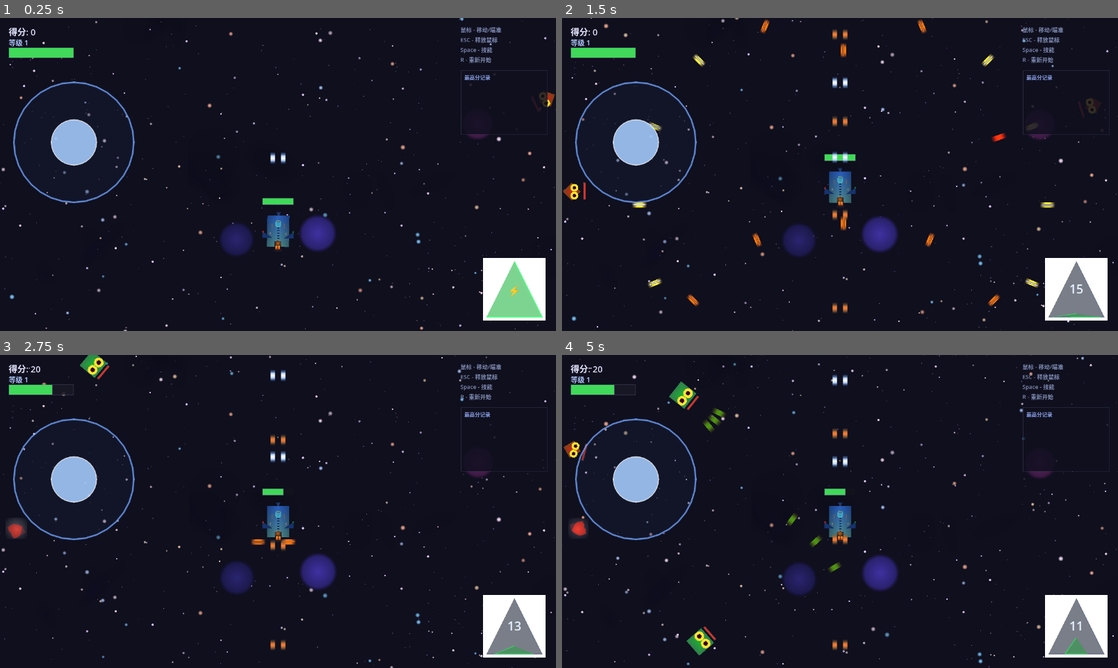
Above: before the commit, frames 1-4 (two rows, left to right).
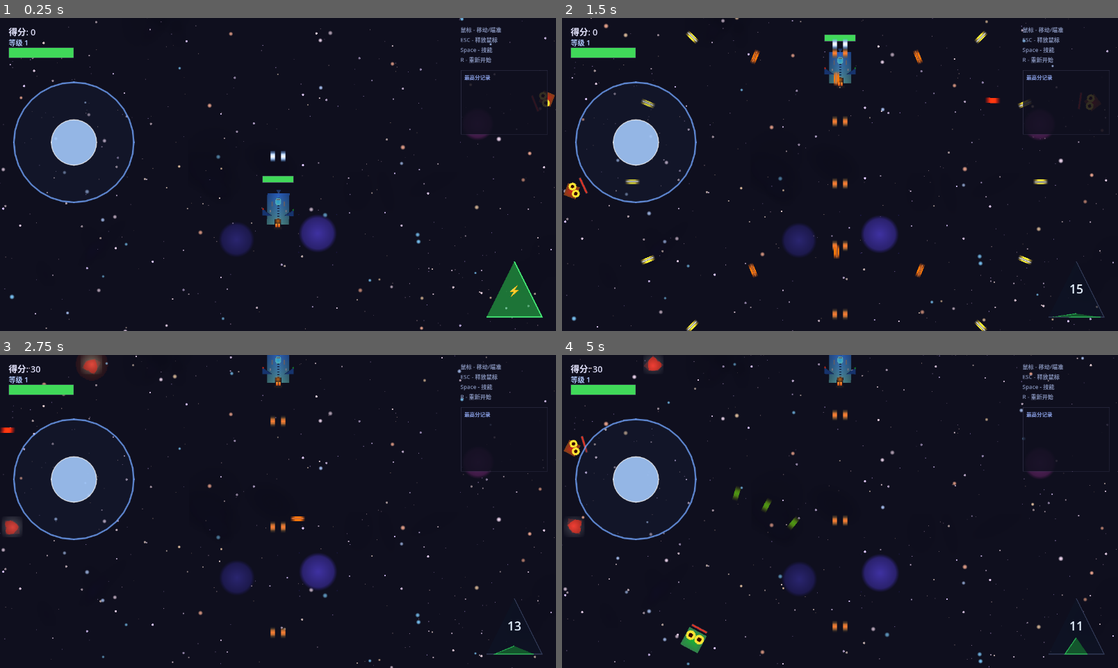
Above: after the commit, the same moments.

Repository: July-X/godot-game-one
Game: Godot game, scene res://scenes/main.tscn
The game is run twice, just before and just after one commit, with the same random seed, the same clock (stepped at 60 frames per second) and the same inputs.
Inputs:
- Up to frame 1 (0.25 s): no input
- Up to frame 2 (1.5 s): click "⚡" at 0.5 s; click "15" at 1.25 s
- Up to frame 3 (2.75 s): click "14" at 2 s
- Up to frame 4 (5 s): click "13" at 2.75 s; click "13" at 3.5 s; click "12" at 4.25 s

The runs differ from the first frame. In frame 1, 3.2% of the frame differs, in the area x 47-100%, y 23-97%; in frame 2, 5.2%, in the area x 0-99%, y 0-100%; in frame 3, 4.3%; in frame 4, 4.9%.

Commit message:
fix: remove white bg + forward-flight movement + click capture
- hud.tscn: SkillCooldown color(1,1,1,1)→(1,1,1,0) removes white square bg
- player.gd: change PC movement from 'chase mouse cursor' to
  'fly forward in facing direction' (rotation - PI*0.5).
  _shoot() always fires in facing direction (unified for all modes).
  Fixes issue where MOUSE_MODE_CAPTURED made get_global_mouse_position()
  return a fixed point, preventing any movement.
- hud.gd: _input now detects left-click on skill button via coordinates
  (works in CAPTURED mode where GUI signals don't fire).
  After skill use, recaptures mouse to prevent cursor flashing.

Diff:
--- a/scenes/ui/hud.tscn
+++ b/scenes/ui/hud.tscn
@@ -97,7 +97,7 @@
 offset_right = 144.0
 offset_bottom = 144.0
 mouse_filter = 2
-color = Color(1, 1, 1, 1)
+color = Color(1, 1, 1, 0)
 script = ExtResource("2")
 
 [node name="SkillLabel" type="Label" parent="SkillButton" unique_id=1350867425]
--- a/scripts/hud.gd
+++ b/scripts/hud.gd
@@ -37,6 +37,12 @@
 	_update_skill_cooldown()
 
 func _input(event: InputEvent) -> void:
+	if event is InputEventMouseButton and event.pressed:
+		if event.button_index == MOUSE_BUTTON_LEFT:
+			var local := _skill_button.get_local_mouse_position()
+			if Rect2(Vector2.ZERO, _skill_button.size).has_point(local):
+				_trigger_skill()
+				return
 	if not (OS.has_feature("android") or OS.has_feature("ios")):
 		return
 	if event is InputEventScreenTouch and event.pressed:
@@ -50,6 +56,8 @@
 	var player := get_tree().current_scene.find_child("Player", true, false)
 	if player and player.has_method("_fire_ring_shotgun"):
 		player._fire_ring_shotgun()
+	if not (OS.has_feature("android") or OS.has_feature("ios")):
+		Input.mouse_mode = Input.MOUSE_MODE_CAPTURED
 
 func _on_skill_pressed() -> void:
 	_trigger_skill()
--- a/scripts/player.gd
+++ b/scripts/player.gd
@@ -94,16 +94,9 @@
 			velocity = velocity.move_toward(Vector2.ZERO, friction * delta)
 		target_pos = global_position + Vector2.RIGHT.rotated(rotation - PI * 0.5) * 100
 	else:
-		var mouse_pos := get_global_mouse_position()
-		var to_mouse: Vector2 = global_position.direction_to(mouse_pos)
-		var mouse_dist: float = global_position.distance_to(mouse_pos)
-		if mouse_dist > 20.0:
-			var speed_ratio: float = clamp(mouse_dist / 250.0, 0.05, 1.0)
-			var target_vel: Vector2 = to_mouse * move_speed * speed_ratio
-			velocity = velocity.lerp(target_vel, acceleration * delta / move_speed)
-		else:
-			velocity = velocity.move_toward(Vector2.ZERO, friction * delta)
-		target_pos = mouse_pos
+		var forward := Vector2.RIGHT.rotated(rotation - PI * 0.5)
+		velocity = forward * move_speed
+		target_pos = global_position + forward * 100
 
 	move_and_slide()
 
@@ -181,12 +174,7 @@
 	_shoot_timer = GameState.get_shoot_cooldown()
 	SFX.play_shoot()
 
-	var base_angle: float
-	if _mobile_mode:
-		base_angle = rotation - PI * 0.5
-	else:
-		var mouse_pos := get_global_mouse_position()
-		base_angle = global_position.angle_to_point(mouse_pos)
+	var base_angle: float = rotation - PI * 0.5
 	var bullet_count: int = GameState.get_bullet_count()
 	var level: int = GameState.shoot_level
 	var damage: int = GameState.get_bullet_damage()
